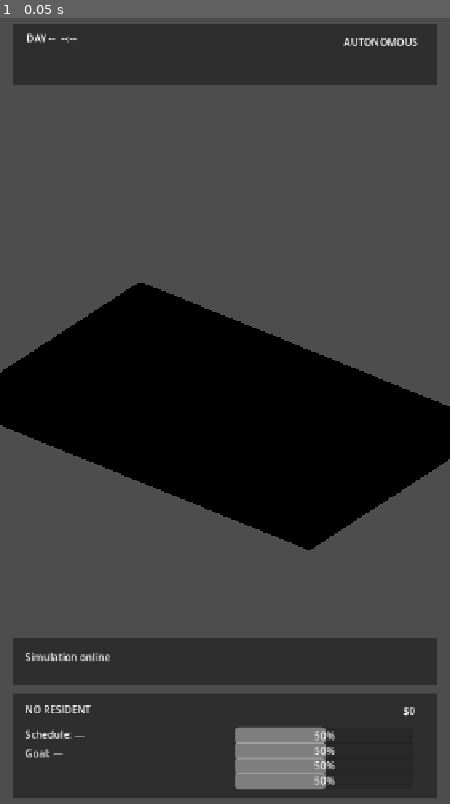
Above: before the commit, frame 1.
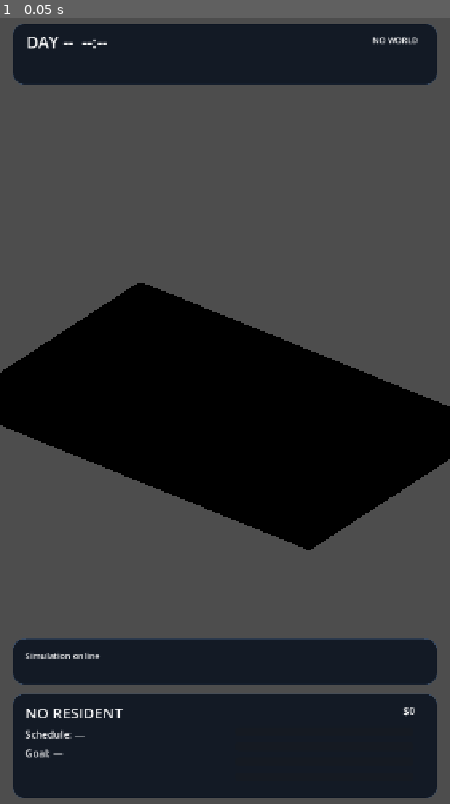
Above: after the commit, the same moment.

Repository: motomotoo2001-maker/lifebox-live
Game: Godot game, scene res://scenes/presentation/visual_simulation_shell.tscn
The game is run twice, just before and just after one commit, with the same random seed, the same clock (stepped at 60 frames per second) and the same inputs. The project has no main scene, so this scene is started directly.
Inputs:
- Up to frame 1 (0.05 s): no input

The runs differ from the first frame. In frame 1, 24% of the frame differs, in the area x 2-98%, y 0-100%.
Error before the commit: Parse Error: Cannot infer the type of "active" variable because the value doesn't have a set type. (res://scripts/presentation/ui/visual_hud.gd:98)

Commit message:
fix: type HUD collections explicitly

Diff:
--- a/scripts/presentation/ui/visual_hud.gd
+++ b/scripts/presentation/ui/visual_hud.gd
@@ -32,7 +32,7 @@
 func bind_world(world: SimulationWorld) -> void:
 	_world = world
 	if _world != null and _selected_resident_id == &"":
-		var residents := _world.characters()
+		var residents: Array[CharacterState] = _world.characters()
 		if not residents.is_empty() and residents[0] != null:
 			_selected_resident_id = residents[0].id
 	refresh()
@@ -57,7 +57,7 @@
 		_clear_resident_panel()
 		return
 
-	var simulation_seconds := _world.clock.get_simulation_seconds()
+	var simulation_seconds: float = _world.clock.get_simulation_seconds()
 	var day_index := int(floor(simulation_seconds / 86400.0))
 	var day_seconds := fmod(simulation_seconds, 86400.0)
 	var hour := int(floor(day_seconds / 3600.0))
@@ -70,7 +70,7 @@
 	status_label.text = "AUTONOMOUS  •  %d RESIDENTS" % _world.characters().size()
 	event_label.text = _latest_event
 
-	var character := _world.get_character(_selected_resident_id)
+	var character: CharacterState = _world.get_character(_selected_resident_id)
 	if character == null:
 		_clear_resident_panel()
 		return
@@ -95,7 +95,7 @@
 	if character.goals == null:
 		return "Goal: —"
 
-	var active := character.goals.active_goals()
+	var active: Array = character.goals.active_goals()
 	if not active.is_empty():
 		var goal = active[0]
 		if goal != null and goal.definition != null:
@@ -107,7 +107,7 @@
 				suffix,
 			]
 
-	var history := character.goals.goals()
+	var history: Array = character.goals.goals()
 	if not history.is_empty():
 		var last = history[-1]
 		if last != null and last.definition != null:
